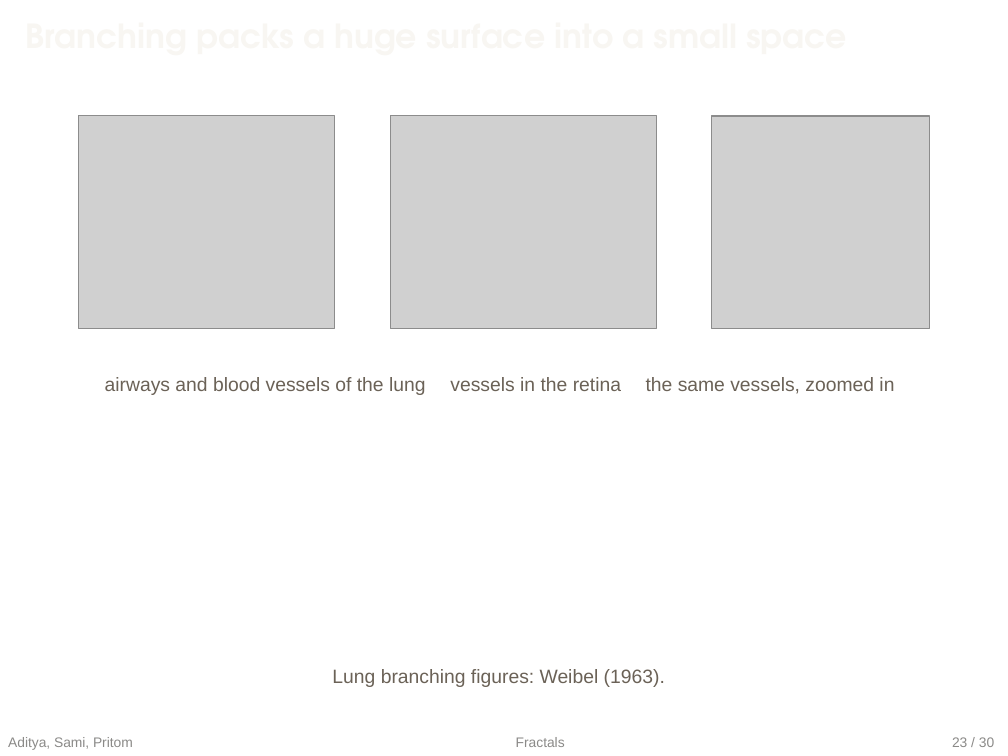
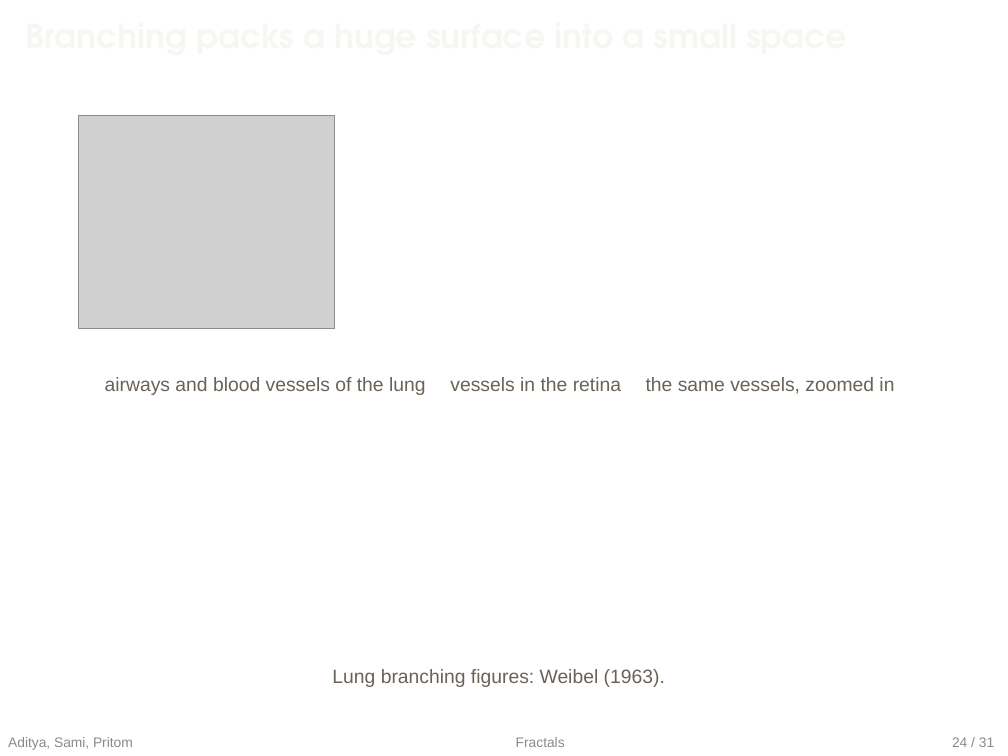
Before and after one commit to eh-Sami/CSE-200-Presentation, a slide deck: slide 83 of combined/main-editable.pptx. Drawn at 1008x756 pixels with LibreOffice and Linux fonts; fonts in the diff are those of the drawing; grey boxes stand for pictures; background and template pictures are left out. Boxes give left, top, right and bottom in pixels: in the first picture for what was removed or moved away, otherwise in the second. Text is boxed around its words. In the diff, an @@ line names an element or a change of style, - is before the commit and + after.

```diff
--- a/combined/main-editable.pptx
+++ b/combined/main-editable.pptx
@@ picture removed at (390,116,656,329) @@
@@ picture removed at (712,116,929,329) @@
@@ text at (952,737,994,747): text changed @@
-23 / 30
+24 / 31
```
Also in this commit, not shown: 87 other slides changed, 16 slides added, 14 slides removed, 9 other files.
